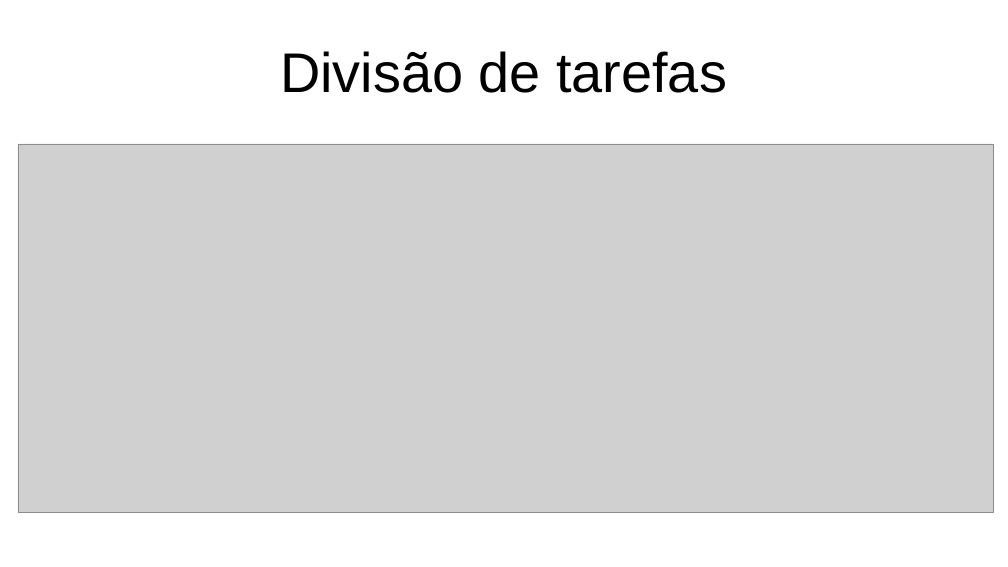
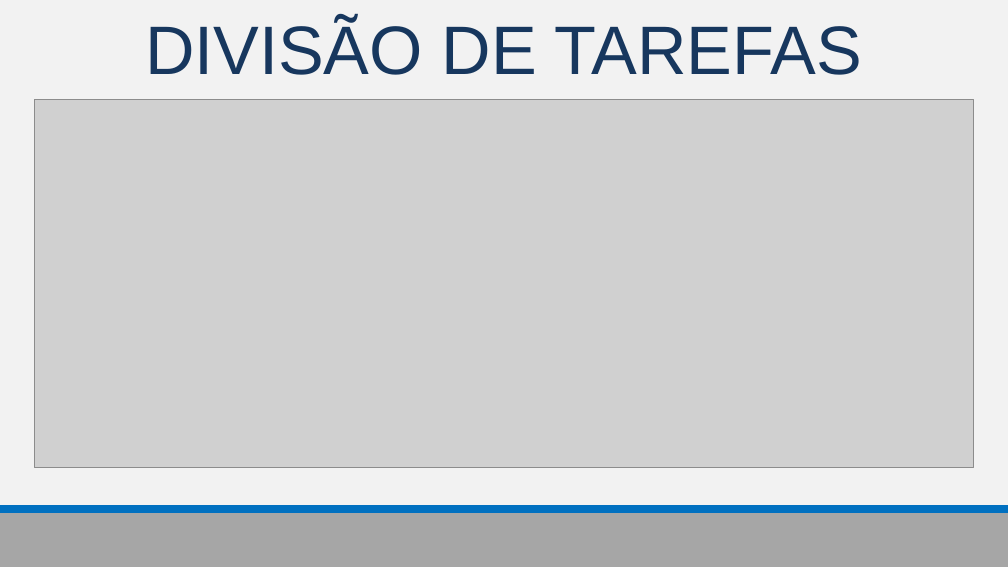
Before and after one commit to TR0NZ0D/Brazil-Career-Hub, a slide deck: slide 11 of Files/TCC - Final/Apresentacao_Final.pptx (slide 9 before the commit). Drawn at 1008x567 pixels with LibreOffice and Linux fonts; fonts in the diff are those of the drawing; grey boxes stand for pictures. Boxes give left, top, right and bottom in pixels: in the first picture for what was removed or moved away, otherwise in the second. Text is boxed around its words. In the diff, an @@ line names an element or a change of style, - is before the commit and + after.

```diff
--- a/Files/TCC - Final/Apresentacao_Final.pptx
+++ b/Files/TCC - Final/Apresentacao_Final.pptx
@@ background #FFFFFF to #F2F2F2 @@
@@ text at (x1=145, y1=20, x2=862, y2=75): text changed; size 44 to 54 pt; text colour #000000 to #17375E @@
-Divisão de tarefas
+DIVISÃO DE TAREFAS
@@ picture resized from (x1=18, y1=144, x2=993, y2=512) to (x1=34, y1=99, x2=973, y2=467) @@
@@ rectangle added at (x1=0, y1=509, x2=1008, y2=567), fill #A6A6A6 @@
@@ line added from (1008, 509) to (0, 509), #0070C0 6 pt @@
```
Also in this commit, not shown: 7 other slides changed, 5 slides added, 3 slides removed.
